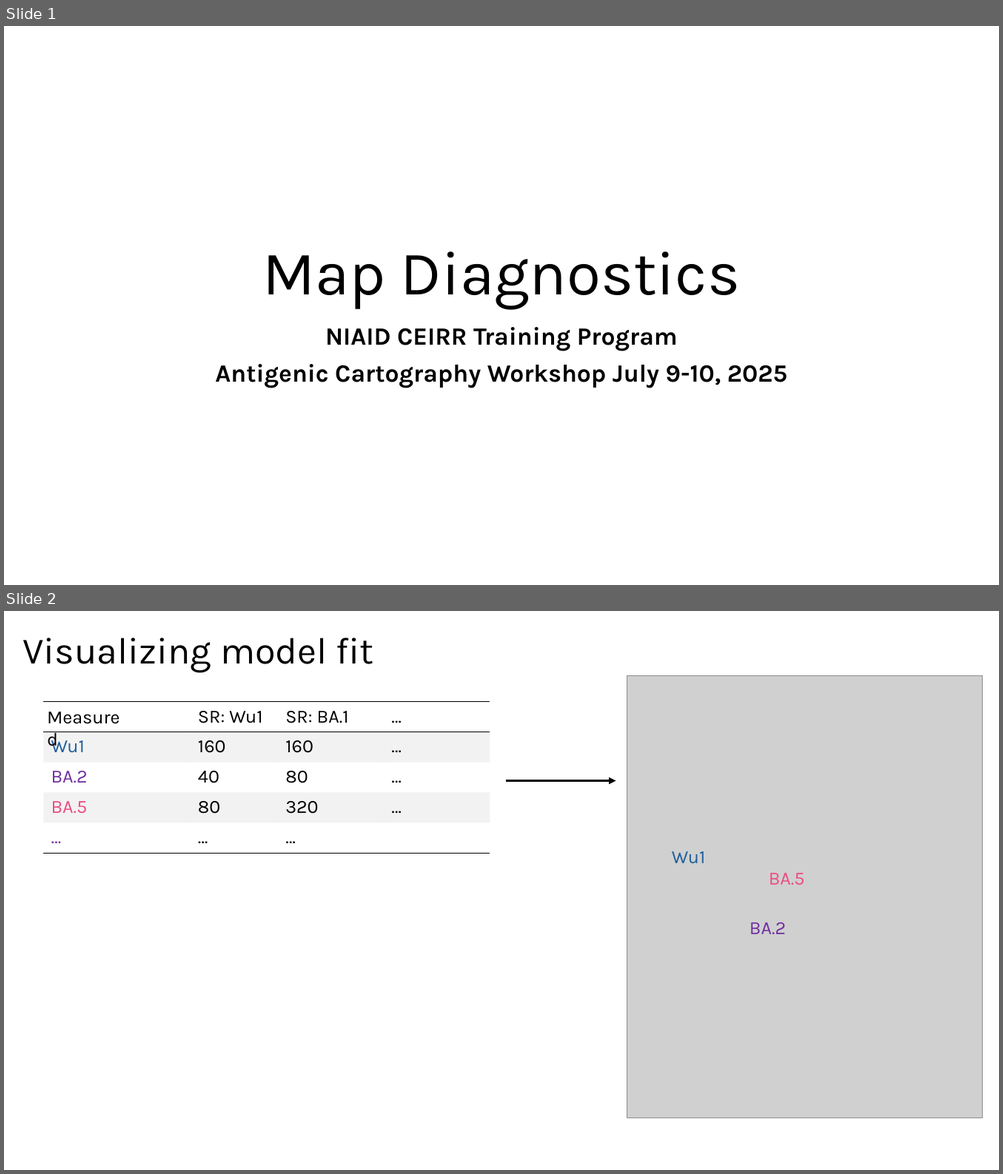
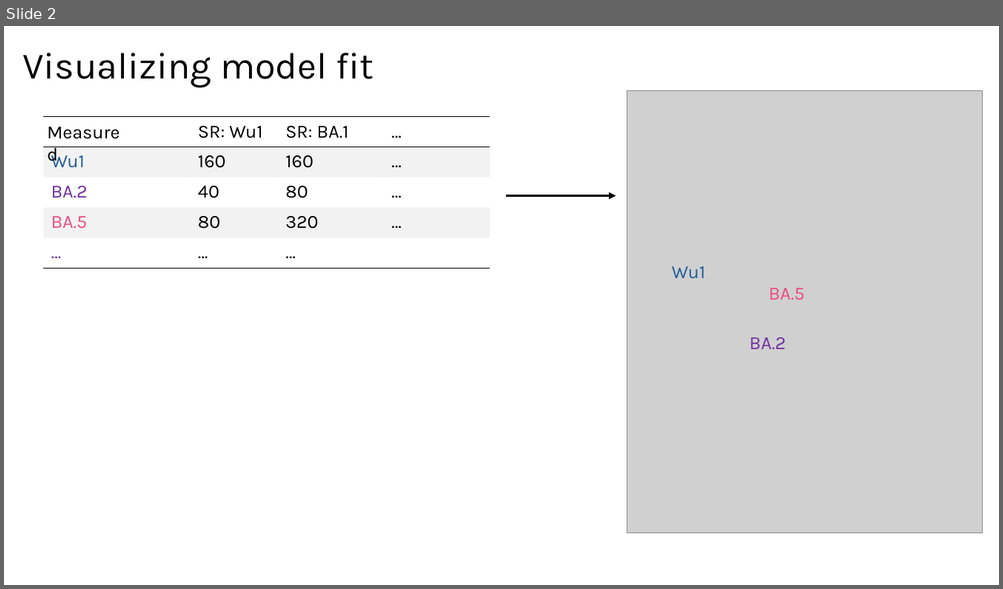
Before and after one commit to acorg/ESFLU_antigenic_cartography_training_school_2025, a slide deck: slides/02_map_diagnostics.pptx. Shown one above the other, each under a label of ours: slides 1 and 2 before the commit, slide 2 after it. The pictures are 1003x1174 and 1003x589 pixels, drawn with LibreOffice and Linux fonts; fonts in the diff are those of the drawing; grey boxes stand for pictures. Boxes give left, top, right and bottom in pixels: in the first picture for what was removed or moved away, otherwise in the second. Text is boxed around its words. In the diff, an @@ line names an element or a change of style, - is before the commit and + after.

```diff
--- a/slides/02_map_diagnostics.pptx
+++ b/slides/02_map_diagnostics.pptx
@@ slide 1 removed at [4,26,999,585], background #FFFFFF @@
@@ title removed at [262,252,740,309] @@
-Map Diagnostics
@@ subtitle removed at [215,327,787,389] @@
-NIAID CEIRR Training Program
-Antigenic Cartography Workshop July 9-10, 2025
```
Also in this commit, not shown: 1 slide added, 2 other files.
